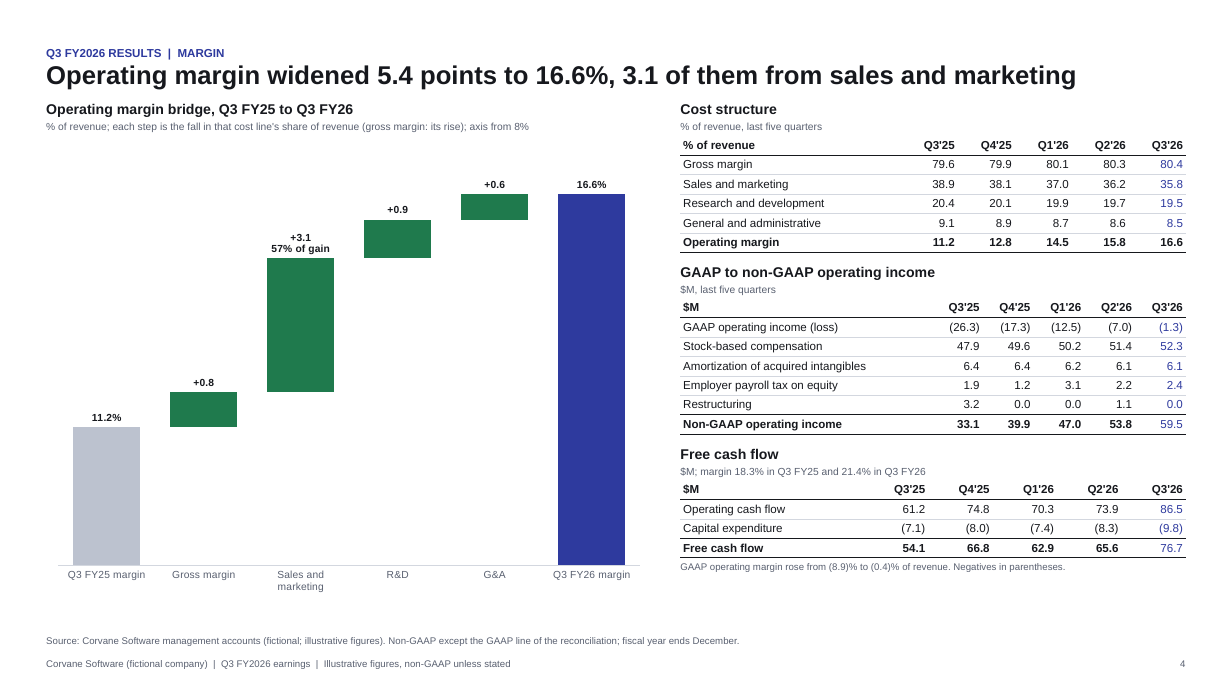
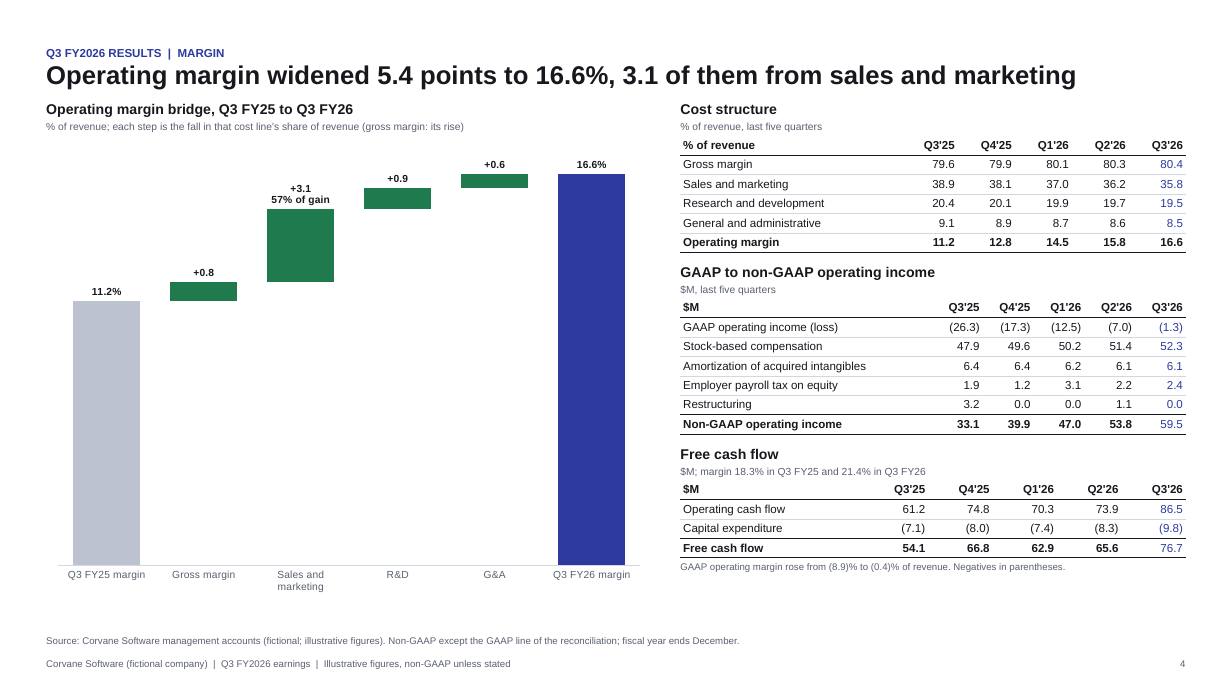
Before and after one commit to 0xfauzi/pptx-skill, a slide deck: slide 4 of docs/showcase/software-earnings.pptx. Drawn at 1232x693 pixels with LibreOffice and Linux fonts; fonts in the diff are those of the drawing. Boxes give left, top, right and bottom in pixels: in the first picture for what was removed or moved away, otherwise in the second. Text is boxed around its words. In the diff, an @@ line names an element or a change of style, - is before the commit and + after.

```diff
--- a/docs/showcase/software-earnings.pptx
+++ b/docs/showcase/software-earnings.pptx
@@ column stacked chart at [46, 136, 653, 625] @@
@@ value axis changed @@
@@ text at [58, 123, 464, 132]: text changed @@
-% of revenue; each step is the fall in that cost line's share of revenue (gross margin: its rise); axis from 8%
+% of revenue; each step is the fall in that cost line's share of revenue (gross margin: its rise)
```
Also in this commit, not shown: 2 other slides changed, 10 other files.
